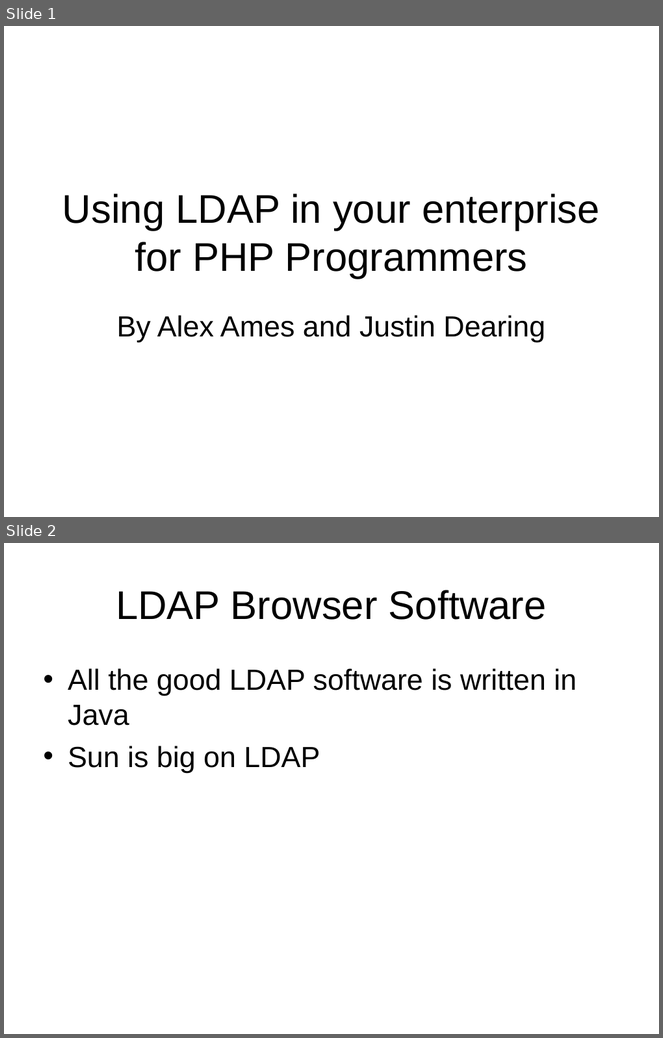
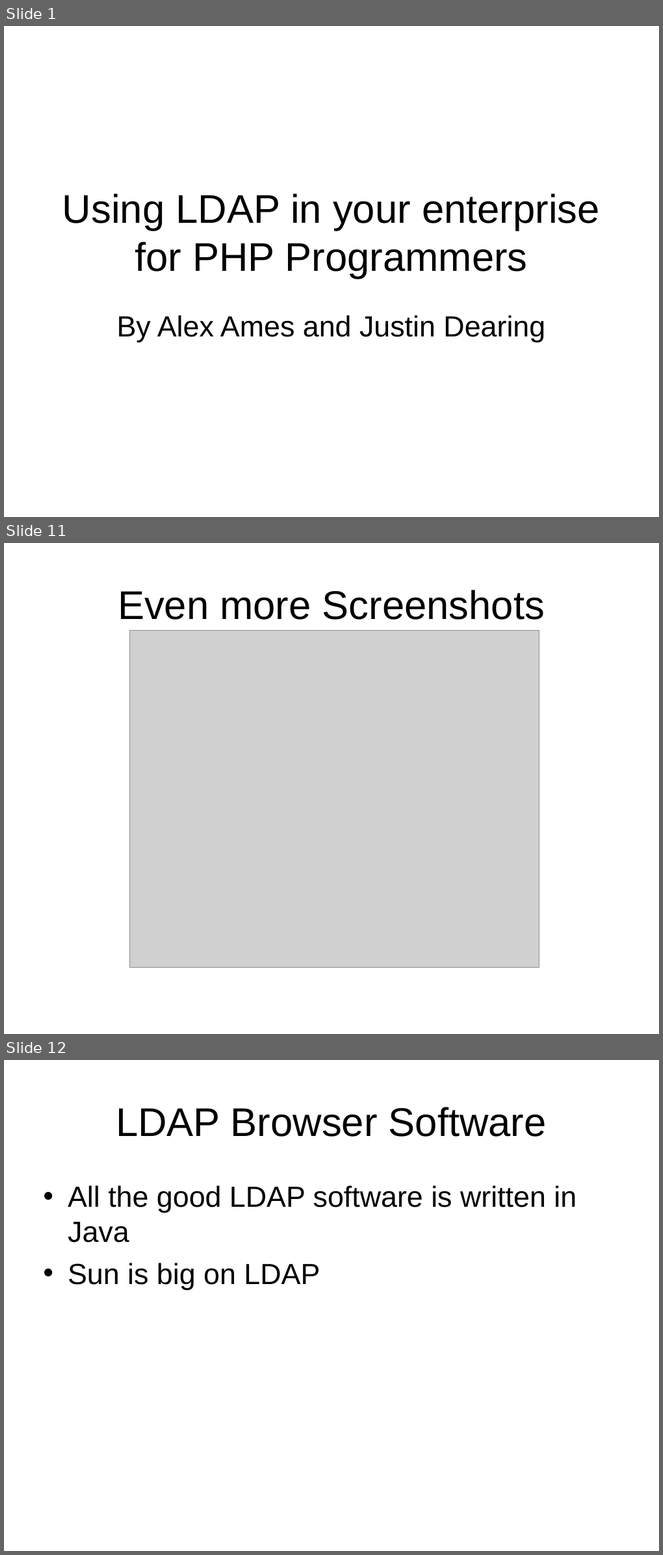
Before and after one commit to LIPHP/LDAP-Talk, a slide deck: Docs/LIPHP-Using LDAP with PHP.ppt. Shown one above the other, each under a label of ours: slides 1 and 2 before the commit, slides 1, 11 and 12 after it; the slides between them are not shown. The pictures are 663x1038 and 663x1555 pixels, drawn with LibreOffice and Linux fonts; fonts in the diff are those of the drawing; grey boxes stand for pictures. Boxes give left, top, right and bottom in pixels: in the first picture for what was removed or moved away, otherwise in the second. Text is boxed around its words. In the diff, an @@ line names an element or a change of style, - is before the commit and + after.

```diff
--- a/Docs/LIPHP-Using LDAP with PHP.ppt
+++ b/Docs/LIPHP-Using LDAP with PHP.ppt
@@ slide 11 added at (4, 543, 659, 1034), background #FFFFFF @@
@@ title added at (118, 590, 545, 620), 44 pt, text #000000 @@
+Even more Screenshots
@@ picture added at (130, 630, 540, 967) @@
@@ what was slide 2 is now slide 12 @@
```
Also in this commit, not shown: 11 other slides added.
